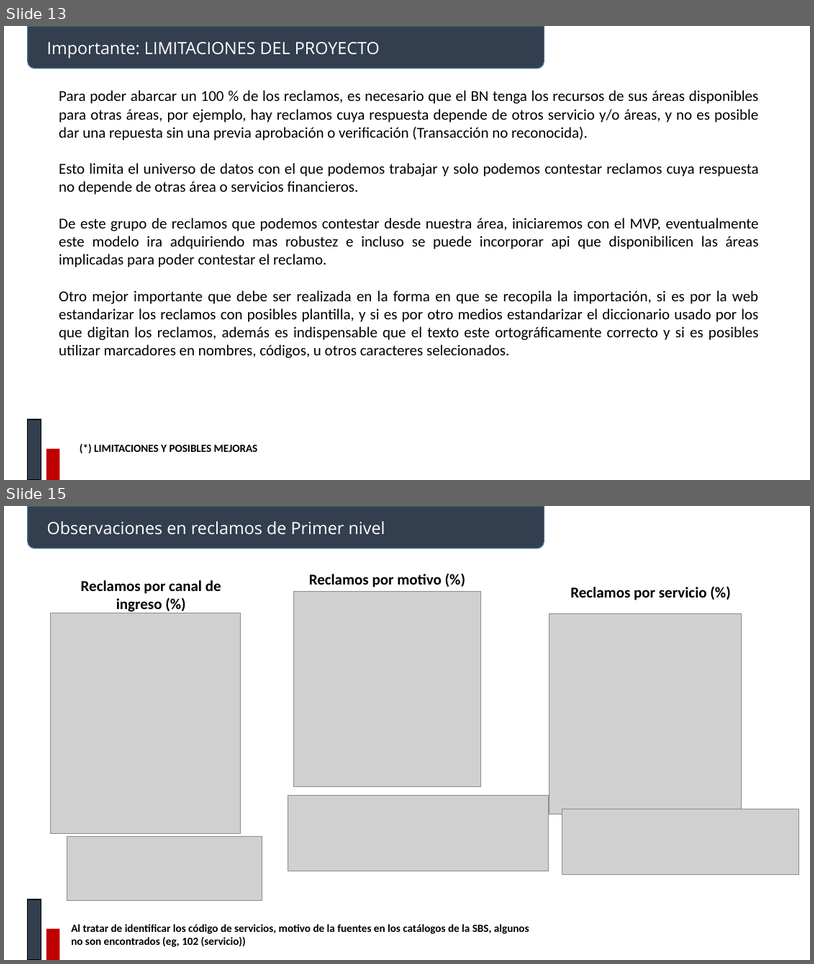
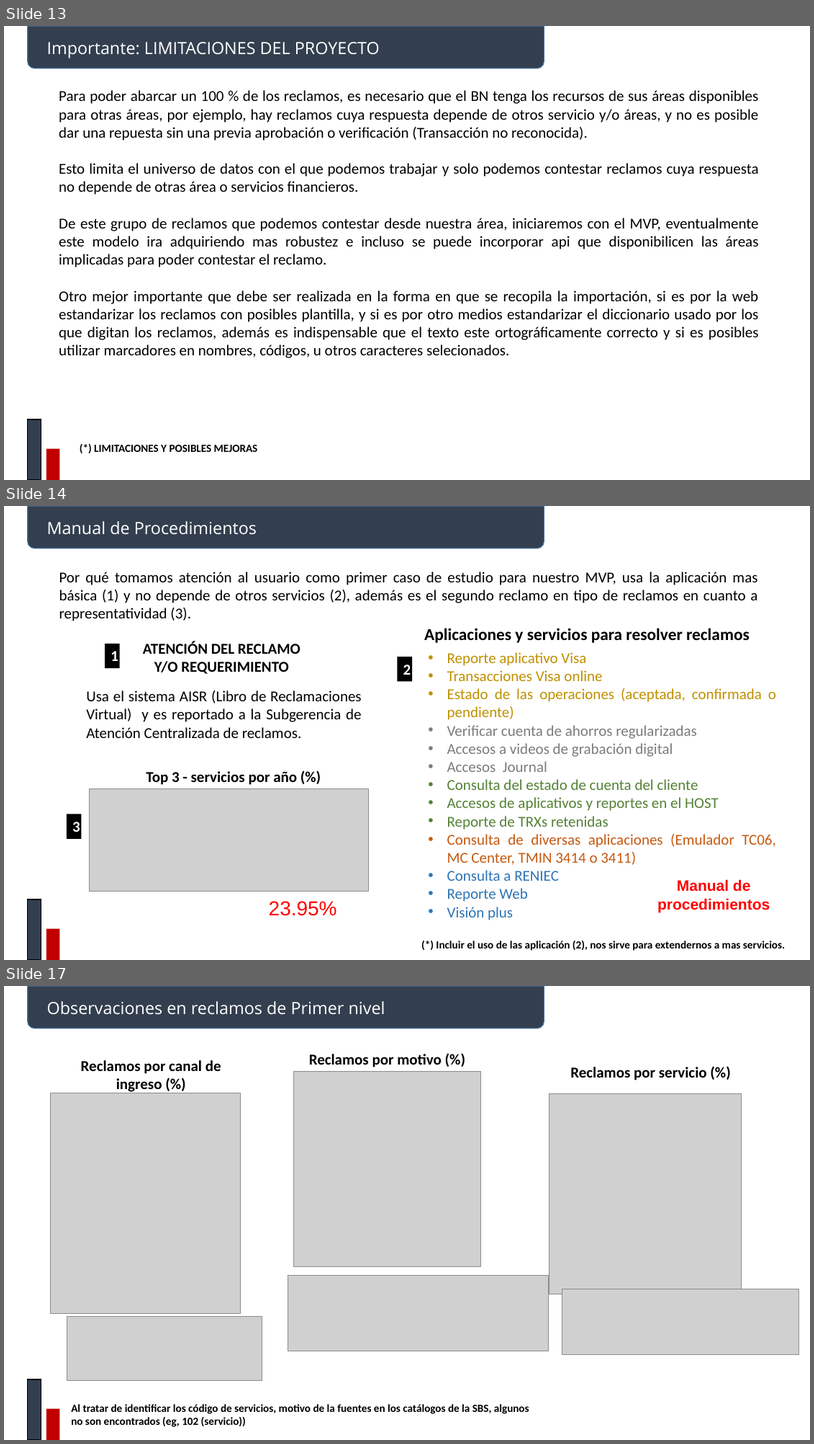
Before and after one commit to johnkbarrera/R2D2, a slide deck: BancoNacion/documentos/Reclamos.pptx. Shown one above the other, each under a label of ours: slides 13 and 15 before the commit, slides 13, 14 and 17 after it; the slides between them are not shown. The pictures are 814x964 and 814x1444 pixels, drawn with LibreOffice and Linux fonts; fonts in the diff are those of the drawing; grey boxes stand for pictures. Boxes give left, top, right and bottom in pixels: in the first picture for what was removed or moved away, otherwise in the second. Text is boxed around its words. In the diff, an @@ line names an element or a change of style, - is before the commit and + after.

Commit message:
Reclamos 03 22

```diff
--- a/BancoNacion/documentos/Reclamos.pptx
+++ b/BancoNacion/documentos/Reclamos.pptx
@@ slide 14 added at bbox=[4, 506, 810, 960], background #FFFFFF @@
@@ round same rect added at bbox=[28, 506, 544, 548], fill #333F50, outline #43739E 1 pt @@
@@ text added at bbox=[47, 521, 257, 535], 20 pt, text #FFFFFF @@
+Manual de Procedimientos
@@ text added at bbox=[59, 572, 758, 621], 18 pt, text #000000 @@
+Por qué tomamos atención al usuario como primer caso de estudio para nuestro MVP, usa la aplicación mas básica (1) y no depende de otros servicios (2), además es el segundo reclamo en tipo de reclamos en cuanto a representatividad (3).
@@ text added at bbox=[424, 628, 750, 643], 20 pt, text #000000, bold @@
+Aplicaciones y servicios para resolver reclamos
@@ rectangle added at bbox=[105, 644, 120, 668], fill #000000, 18 pt, text #FFFFFF, bold @@
+1
@@ text added at bbox=[143, 641, 301, 674], 18 pt, text #000000, bold @@
+ATENCIÓN DEL RECLAMO Y/O REQUERIMIENTO
@@ rectangle added at bbox=[397, 656, 412, 682], fill #000000, 18 pt, text #FFFFFF, bold @@
+2
@@ text added at bbox=[448, 652, 777, 920], 18 pt, text #BF9000 @@
+• Reporte aplicativo Visa
+• Transacciones Visa online
+• Estado de las operaciones (aceptada, confirmada o pendiente)
+• Verificar cuenta de ahorros regularizadas
+• Accesos a videos de grabación digital
+• Accesos Journal
+• Consulta del estado de cuenta del cliente
+• Accesos de aplicativos y reportes en el HOST
+• Reporte de TRXs retenidas
+• Consulta de diversas aplicaciones (Emulador TC06, MC Center, TMIN 3414 o 3411)
+• Consulta a RENIEC
+• Reporte Web
+• Visión plus
@@ text added at bbox=[86, 690, 361, 738], 18 pt, text #000000 @@
+Usa el sistema AISR (Libro de Reclamaciones Virtual) y es reportado a la Subgerencia de Atención Centralizada de reclamos.
@@ text added at bbox=[146, 771, 297, 785], 18 pt, text #000000, bold @@
+Top 3 - servicios por año (%)
@@ picture added at bbox=[89, 788, 369, 890] @@
@@ rectangle added at bbox=[67, 814, 82, 839], fill #000000, 18 pt, text #FFFFFF, bold @@
+3
@@ text added at bbox=[658, 879, 770, 912], 18 pt, text #FF0000, bold @@
+Manual de procedimientos
@@ rectangle added at bbox=[28, 899, 41, 960], fill #333F50, outline #000000 1 pt @@
@@ text added at bbox=[269, 901, 337, 916], 24 pt, text #FF0000 @@
+23.95%
@@ rectangle added at bbox=[46, 928, 59, 960], fill #C00000 @@
@@ text added at bbox=[436, 940, 785, 950], 13 pt, text #000000, bold @@
+(*) Incluir el uso de las aplicación (2), nos sirve para extendernos a mas servicios.
@@ what was slide 15 is now slide 17 @@
```
Also in this commit, not shown: 1 slide changed, 1 other slide added, 7 other files.
